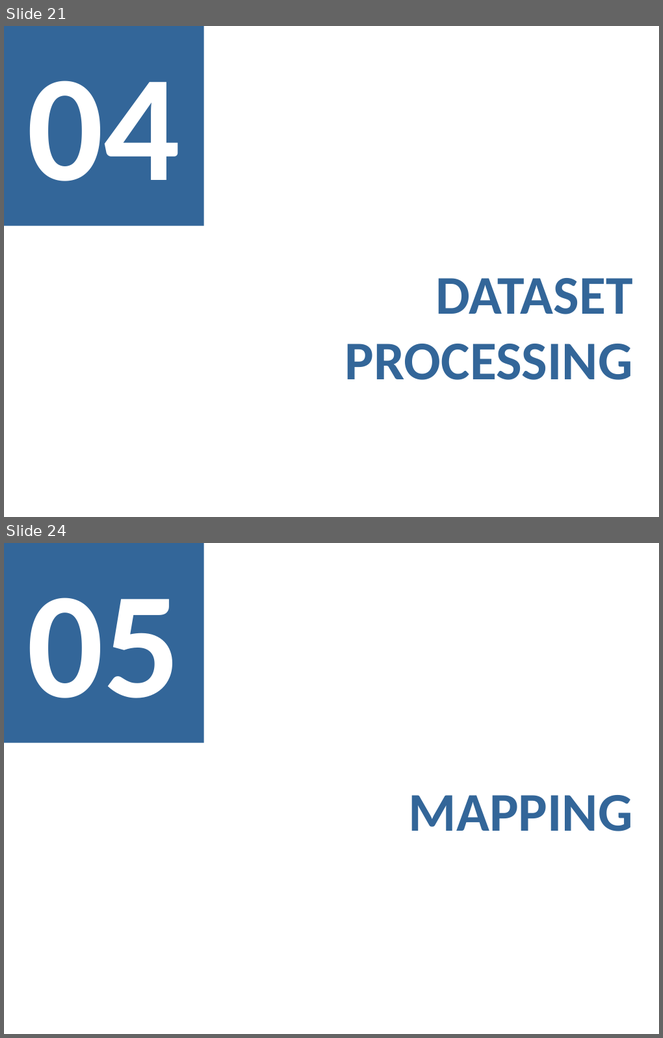
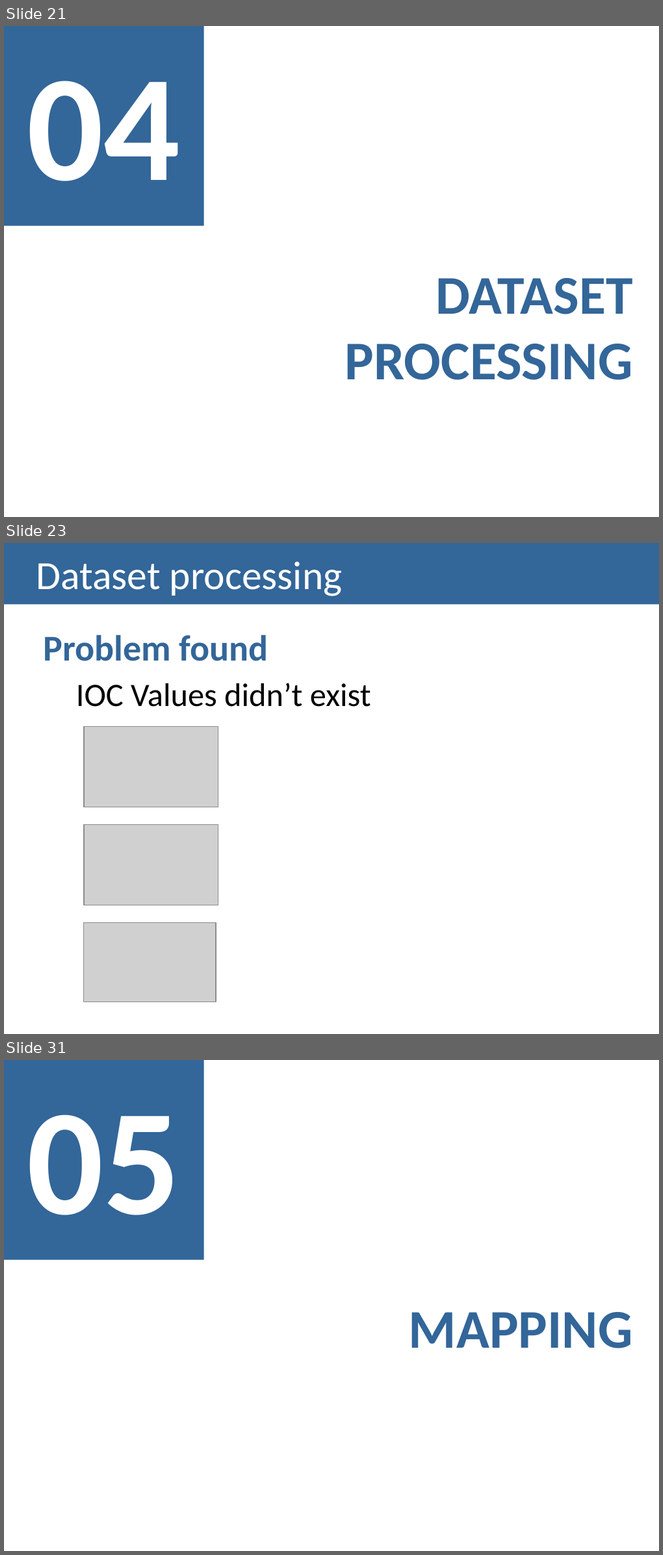
Before and after one commit to carboned4/V_I_2015_1, a slide deck: checkpoint2/G01A - Checkpoint2 Presentation.pptx. Shown one above the other, each under a label of ours: slides 21 and 24 before the commit, slides 21, 23 and 31 after it; the slides between them are not shown. The pictures are 663x1038 and 663x1555 pixels, drawn with LibreOffice and Linux fonts; fonts in the diff are those of the drawing; grey boxes stand for pictures. Boxes give left, top, right and bottom in pixels: in the first picture for what was removed or moved away, otherwise in the second. Text is boxed around its words. In the diff, an @@ line names an element or a change of style, - is before the commit and + after.

```diff
--- a/checkpoint2/G01A - Checkpoint2 Presentation.pptx
+++ b/checkpoint2/G01A - Checkpoint2 Presentation.pptx
@@ slide 23 added at (4,543,659,1034), background #FFFFFF @@
@@ title added at (4,543,659,605), fill #336699, 44 pt, text #FFFFFF @@
+Dataset processing
@@ text added at (43,635,371,707), 36 pt, text #000000 @@
+Problem found
+  IOC Values didn’t exist
@@ picture added at (84,727,218,808) @@
@@ picture added at (84,824,218,905) @@
@@ picture added at (84,923,217,1003) @@
@@ what was slide 24 is now slide 31 @@
```
Also in this commit, not shown: 2 slides changed, 8 other slides added, 1 slide removed.
